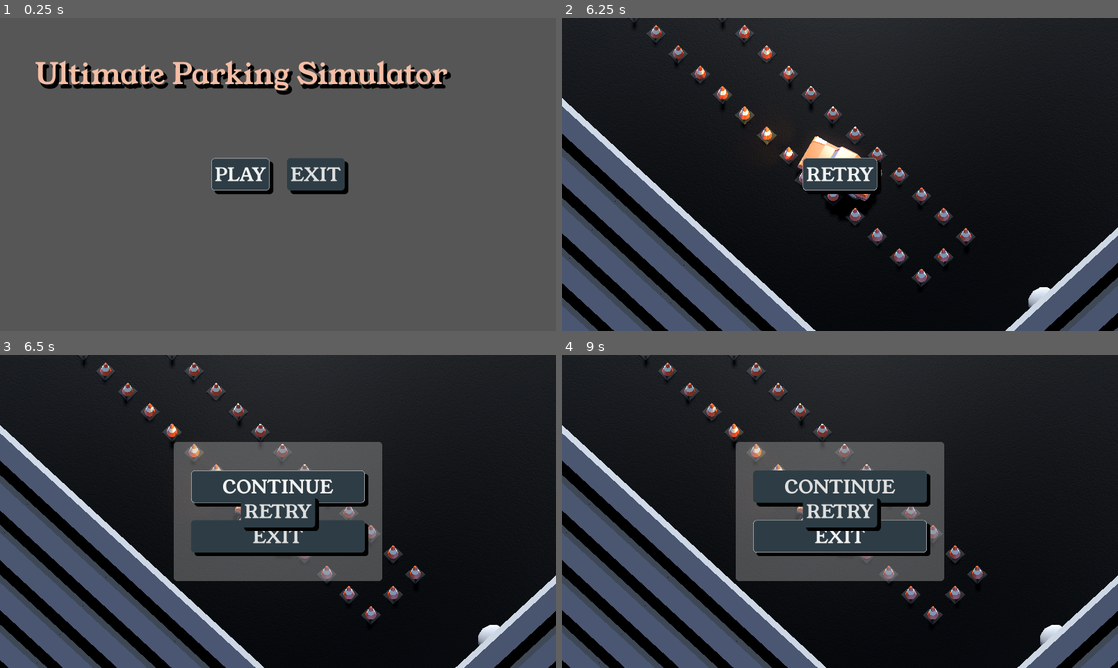
Above: before the commit, frames 1-4 (two rows, left to right).
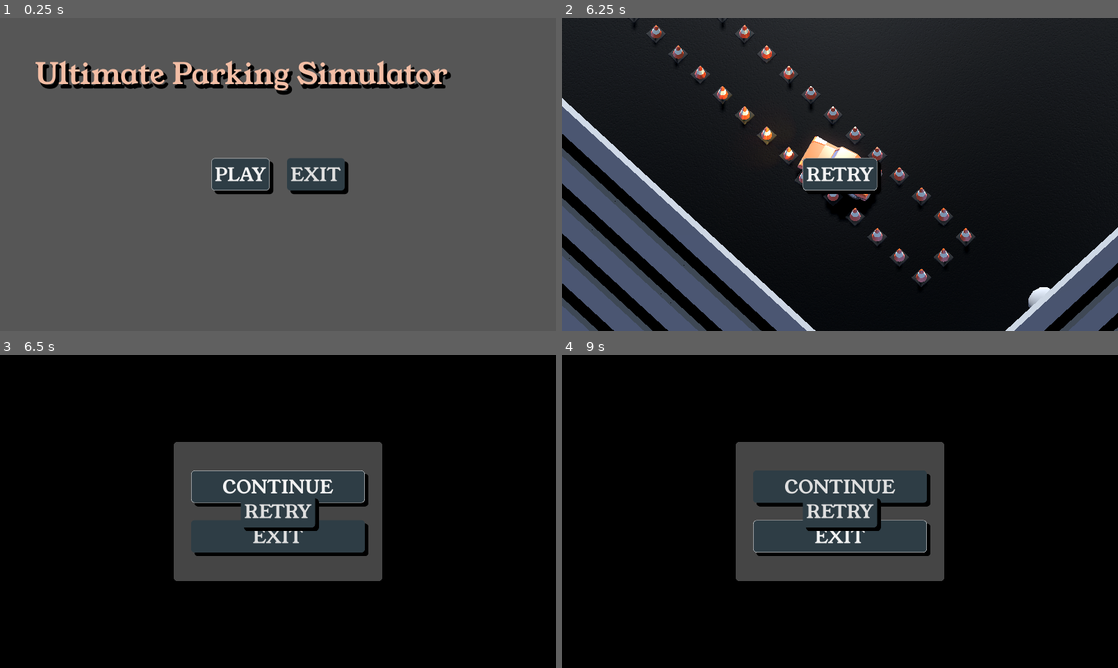
Above: after the commit, the same moments.

Repository: TomMurray/ValetV2
Game: Godot game, scene res://scenes/ui/main_menu.tscn
Two runs of this game, one before a commit and one after it. Both use one fixed random seed, a clock stepped at 60 frames per second and the inputs below.
Inputs:
- Up to frame 1 (0.25 s): no input
- Up to frame 2 (6.25 s): click "PLAY" at 0.5 s; click "1" at 1.25 s; tap Enter at 2 s; hold Right (steer_right) 2.03-2.78 s; tap R (restart) at 2.75, 4.25, 5 s; hold Down (brake_reverse) 2.78-3.5 s; click "RETRY" at 3.5 s; hold Right (steer_right) 4.28-5.03 s; hold Up (accelerate) 5.03-5.78 s; hold Left (steer_left) from 5.78 s (still down)
- Up to frame 3 (6.5 s): keep holding Left (steer_left); tap Escape (ui_cancel) at 6.4 s
- Up to frame 4 (9 s): release Left (steer_left) at 6.5 s; click "CONTINUE" at 6.5 s; click "CONTINUE" at 7.25 s; tap R (restart) at 8, 8.75 s; hold Left (steer_left) 8.03-8.78 s; hold Down (brake_reverse) from 8.78 s (still down)

Frames 1-2 are identical in both runs. In frame 3, 50% of the frame differs, in the area x 0-100%, y 0-100%; in frame 4, 50%.

Commit message:
Add a blurred background to the pause screen

Diff:
--- a/scenes/ui/pause_screen.tscn
+++ b/scenes/ui/pause_screen.tscn
@@ -1,12 +1,17 @@
-[gd_scene load_steps=4 format=3 uid="uid://cyhx0tmmpnylm"]
+[gd_scene load_steps=6 format=3 uid="uid://cyhx0tmmpnylm"]
 
 [ext_resource type="Theme" uid="uid://dpqnmj3en2tdc" path="res://themes/in_game_overlay.tres" id="1_1roc3"]
+[ext_resource type="Shader" path="res://shaders/blur.gdshader" id="1_jbb1h"]
 [ext_resource type="Script" path="res://scripts/ui/pause_screen.gd" id="2_t7lpy"]
 [ext_resource type="PackedScene" uid="uid://dfmosyv7gsyw7" path="res://scenes/ui/follow_return_button.tscn" id="3_p4tk4"]
 
-[node name="pause_screen" type="Control"]
+[sub_resource type="ShaderMaterial" id="ShaderMaterial_bmvc7"]
+shader = ExtResource("1_jbb1h")
+shader_parameter/lod = 2.976
+
+[node name="blur" type="ColorRect"]
 process_mode = 3
-layout_mode = 3
+material = SubResource("ShaderMaterial_bmvc7")
 anchors_preset = 15
 anchor_right = 1.0
 anchor_bottom = 1.0
--- a/scripts/ui/pause_screen.gd
+++ b/scripts/ui/pause_screen.gd
@@ -1,5 +1,5 @@
 @tool
-extends Control
+extends ColorRect
 class_name PauseScreen
 
 @export var link_tree_node : LinkTreeNode = null:
